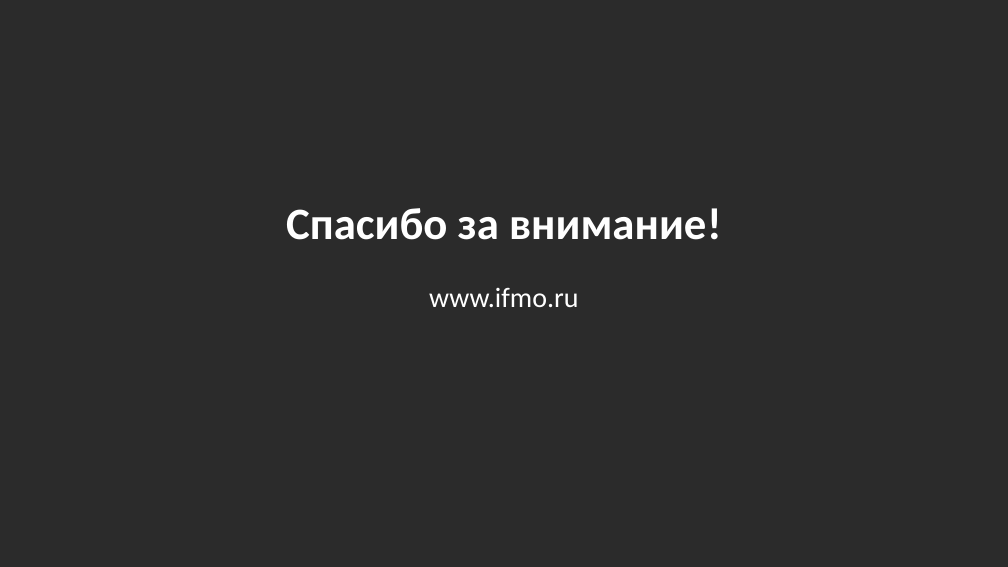
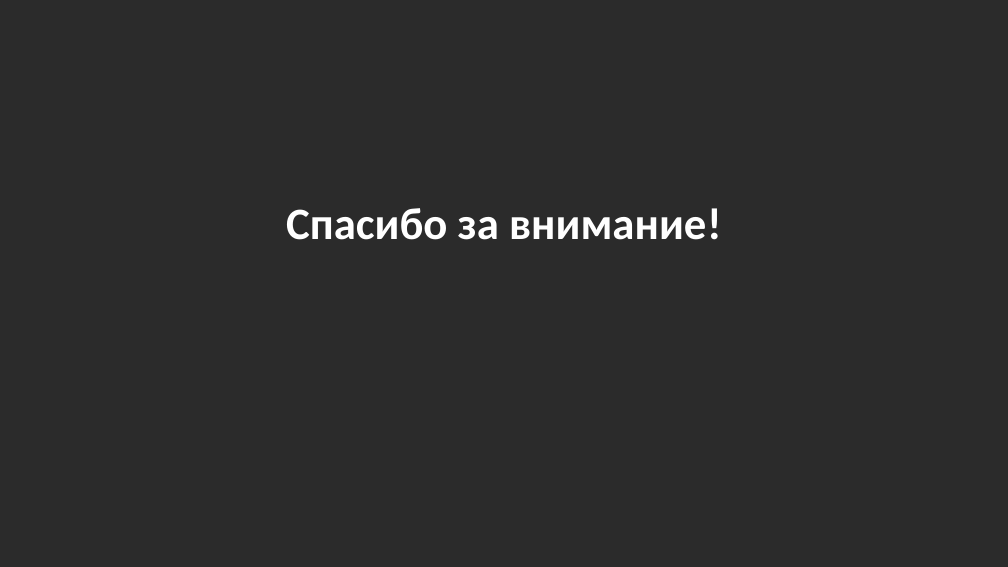
Before and after one commit to quanmh25/Final_Project_2025, a slide deck: slide 17 of Guide/presentation.pptx (slide 7 before the commit). Drawn at 1008x567 pixels with LibreOffice and Linux fonts; fonts in the diff are those of the drawing; background and template pictures are left out; a plain dark background stands for a picture behind light text. Boxes give left, top, right and bottom in pixels: in the first picture for what was removed or moved away, otherwise in the second. Text is boxed around its words. In the diff, an @@ line names an element or a change of style, - is before the commit and + after.

```diff
--- a/Guide/presentation.pptx
+++ b/Guide/presentation.pptx
@@ text removed at box(429, 288, 578, 307) @@
-www.ifmo.ru
```
Also in this commit, not shown: 4 other slides changed, 12 slides added, 2 slides removed.
